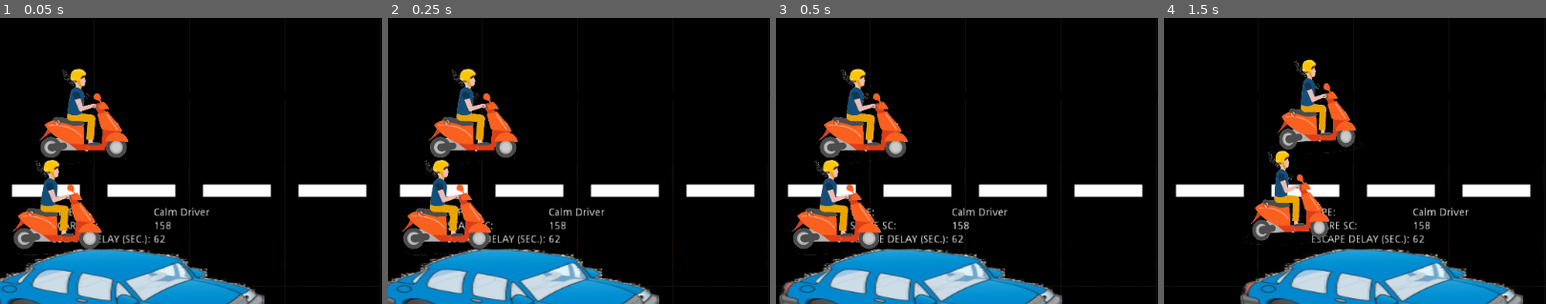
Above: before the commit, frames 1-4 (left to right).
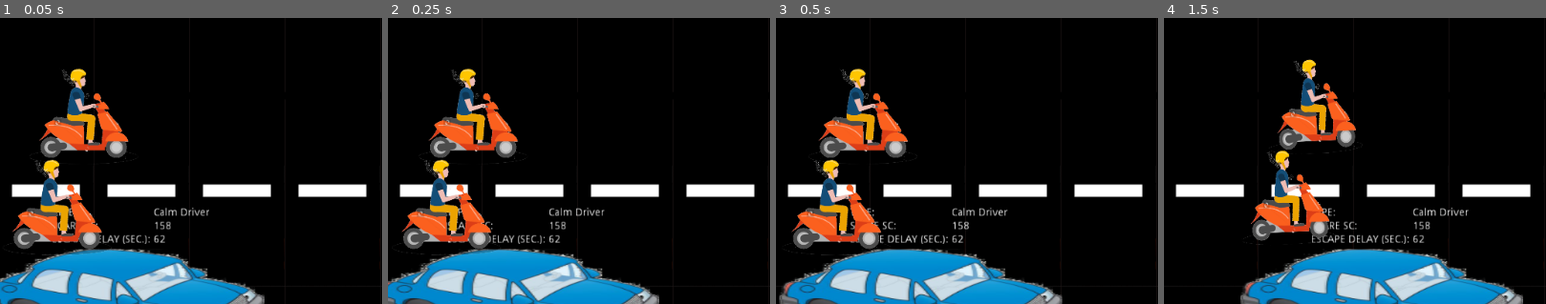
Above: after the commit, the same moments.

Repository: Anatolij-Grigorjev/MopedRebel
Game: Godot game, scene res://stages/city1stage.tscn
The game is run twice, just before and just after one commit, with the same random seed, the same clock (stepped at 60 frames per second) and the same inputs. The project has no main scene, so this scene is started directly. The engine's default icon, where the game draws it, is replaced by a stand-in: a white triangle on a blue panel in a dark square.
Inputs:
- Up to frame 1 (0.05 s): no input
- Up to frame 2 (0.25 s): no input
- Up to frame 3 (0.5 s): no input
- Up to frame 4 (1.5 s): hold D (accelerate_right) 0.53-1.28 s; hold F (flip_bird) 0.53-1.28 s; hold Down (diss_down) from 1.28 s (still down); tap Space (mount_moped) at 1.35 s
The pictures show only the part of the screen within x 13-63%, y 17-67%; the shares and areas given below are measured in that part.

The runs differ from the first frame. In frame 1, 0.1% of the frame differs, in the area x 2-34%, y 46-83%; in frame 2, 0.1%; in frame 3, less than 0.1%; in frame 4, nothing differs.

Commit message:
fix collision bounce speed and animation

Diff:
--- a/game/rebel/rebel_on_moped.gd
+++ b/game/rebel/rebel_on_moped.gd
@@ -87,9 +87,6 @@
 	if (remaining_collision_recovery > 0):
 		remaining_collision_recovery = max(
 			remaining_collision_recovery - delta, 0)
-		_perform_sudden_stop(delta)
-		if (remaining_collision_recovery <= 0):
-			reset_velocity()
 	else:
 		_process_not_collided(delta)
 
@@ -201,11 +198,13 @@
 
 
 func _bounce_from_colliding_heavy(collision):
-	velocity = velocity.bounce(collision.normal) * 2
+	velocity = velocity.bounce(collision.normal) * Vector2(facing_direction, 1)
 	remaining_collision_recovery = _get_moped_recovery_for_bounce(velocity)
+	LOG.info("hit bounce: %s | recovery: %s", [velocity, remaining_collision_recovery])
 	current_speed = velocity.x
 	current_swerve = velocity.y
-	play_nointerrupt_anim("crash_transport")
+	play_nointerrupt_anim("crash_obstacle")
+	_start_new_acceleration_tween(G.moped_config_min_speed, remaining_collision_recovery)
 
 
 func _get_moped_recovery_for_bounce(bounce_velocity):
--- a/game/rebel/rebel_on_moped.tscn
+++ b/game/rebel/rebel_on_moped.tscn
@@ -9,6 +9,49 @@
 
 custom_solver_bias = 0.0
 extents = Vector2( 62, 12 )
+
+[sub_resource type="Animation" id=10]
+
+resource_name = "crash_obstacle"
+length = 0.6
+loop = false
+step = 0.05
+tracks/0/type = "value"
+tracks/0/path = NodePath("low_collider:disabled")
+tracks/0/interp = 1
+tracks/0/loop_wrap = true
+tracks/0/imported = false
+tracks/0/enabled = true
+tracks/0/keys = {
+"times": PoolRealArray( 0, 0.6 ),
+"transitions": PoolRealArray( 1, 1 ),
+"update": 1,
+"values": [ true, false ]
+}
+tracks/1/type = "value"
+tracks/1/path = NodePath("sprite:position")
+tracks/1/interp = 1
+tracks/1/loop_wrap = true
+tracks/1/imported = false
+tracks/1/enabled = true
+tracks/1/keys = {
+"times": PoolRealArray( 0, 0.05, 0.1, 0.6 ),
+"transitions": PoolRealArray( 1, 1, 1, 1 ),
+"update": 0,
+"values": [ Vector2( 0, 0 ), Vector2( 10, -10 ), Vector2( 30, -10 ), Vector2( 0, 0 ) ]
+}
+tracks/2/type = "value"
+tracks/2/path = NodePath("sprite:scale")
+tracks/2/interp = 1
+tracks/2/loop_wrap = true
+tracks/2/imported = false
+tracks/2/enabled = true
+tracks/2/keys = {
+"times": PoolRealArray( 0, 0.1, 0.6 ),
+"transitions": PoolRealArray( 1, 1, 1 ),
+"update": 0,
+"values": [ Vector2( 0.45, 0.45 ), Vector2( 0.2, 0.45 ), Vector2( 0.45, 0.45 ) ]
+}
 
 [sub_resource type="Animation" id=2]
 
@@ -461,8 +504,7 @@
 
 [node name="sprite" type="Sprite" parent="." index="1"]
 
-rotation = -0.122002
-scale = Vector2( 0.35, 0.45 )
+scale = Vector2( 0.45, 0.45 )
 texture = ExtResource( 2 )
 _sections_unfolded = [ "Transform" ]
 
@@ -512,6 +554,7 @@
 playback_process_mode = 1
 playback_default_blend_time = 0.0
 playback_speed = 1.0
+anims/crash_obstacle = SubResource( 10 )
 anims/crash_transport = SubResource( 2 )
 anims/flip_moped = SubResource( 3 )
 anims/moped_jump_curb = SubResource( 7 )
@@ -525,5 +568,4 @@
 [node name="dropshadow" parent="." index="6" instance=ExtResource( 4 )]
 
 position = Vector2( 0, 55 )
-rotation = -0.122002
-scale = Vector2( 0.3, 0.3 )
+scale = Vector2( 0.4, 0.4 )
Not shown: 1 places in game/rebel/rebel_on_moped.tscn that only renumber resources
